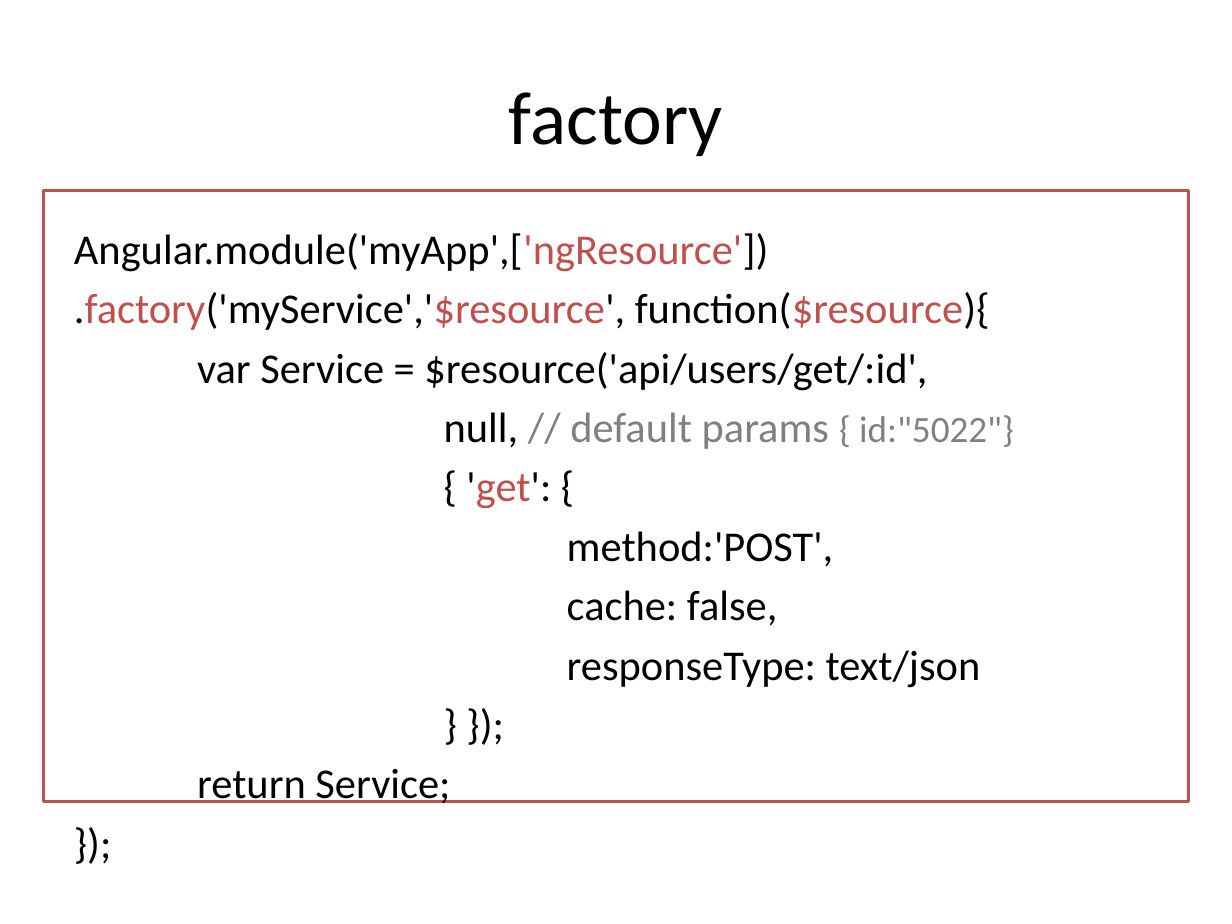
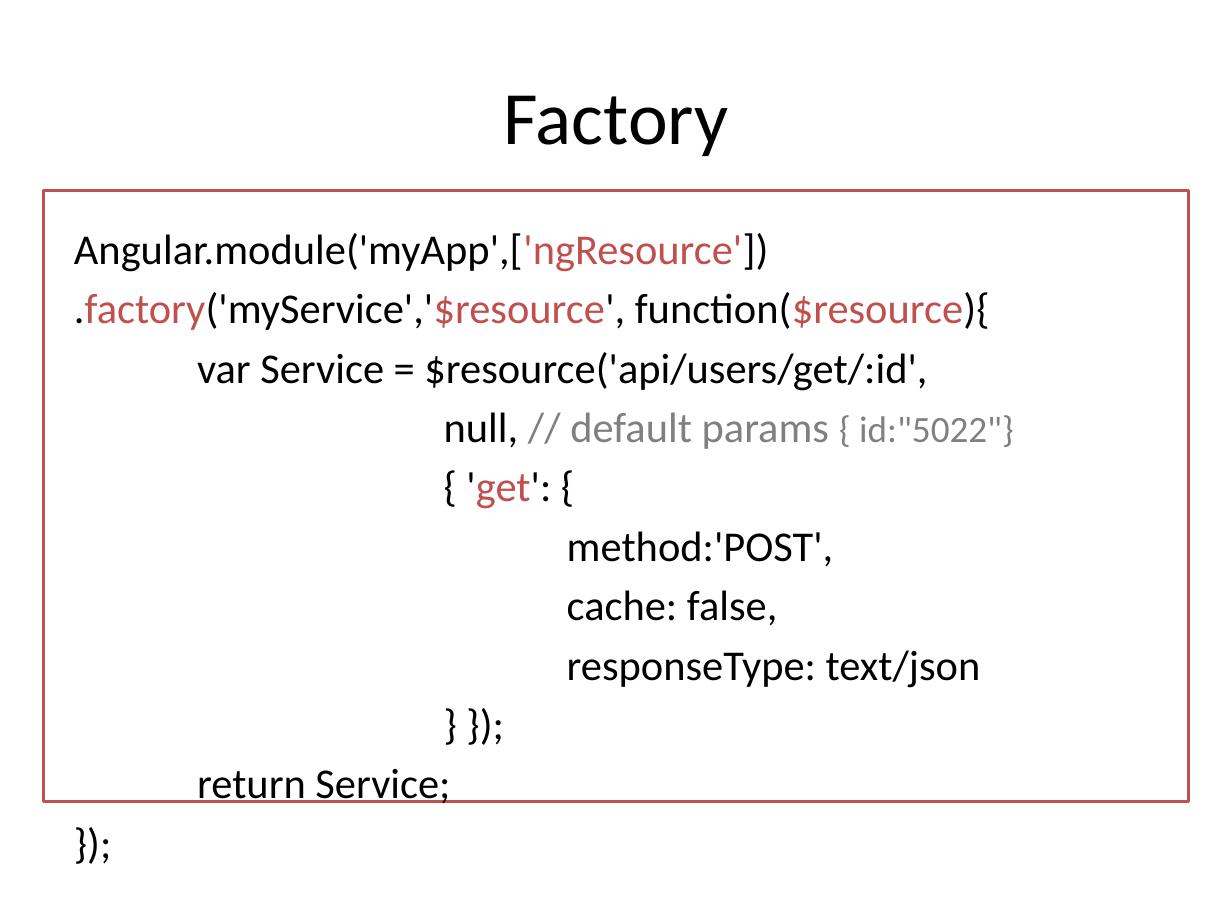
Before and after one commit to lhkingkong/angularjs-taller, a slide deck: slide 34 of material/AngularJS Taller.pptx (slide 28 before the commit). Drawn at 1232x924 pixels with LibreOffice and Linux fonts; fonts in the diff are those of the drawing. Boxes give left, top, right and bottom in pixels: in the first picture for what was removed or moved away, otherwise in the second. Text is boxed around its words. In the diff, an @@ line names an element or a change of style, - is before the commit and + after.

```diff
--- a/material/AngularJS Taller.pptx
+++ b/material/AngularJS Taller.pptx
@@ title at <box>503,95,728,156</box>: text changed @@
-factory
+Factory
```
Also in this commit, not shown: 6 other slides changed, 10 slides added, 32 other files.
